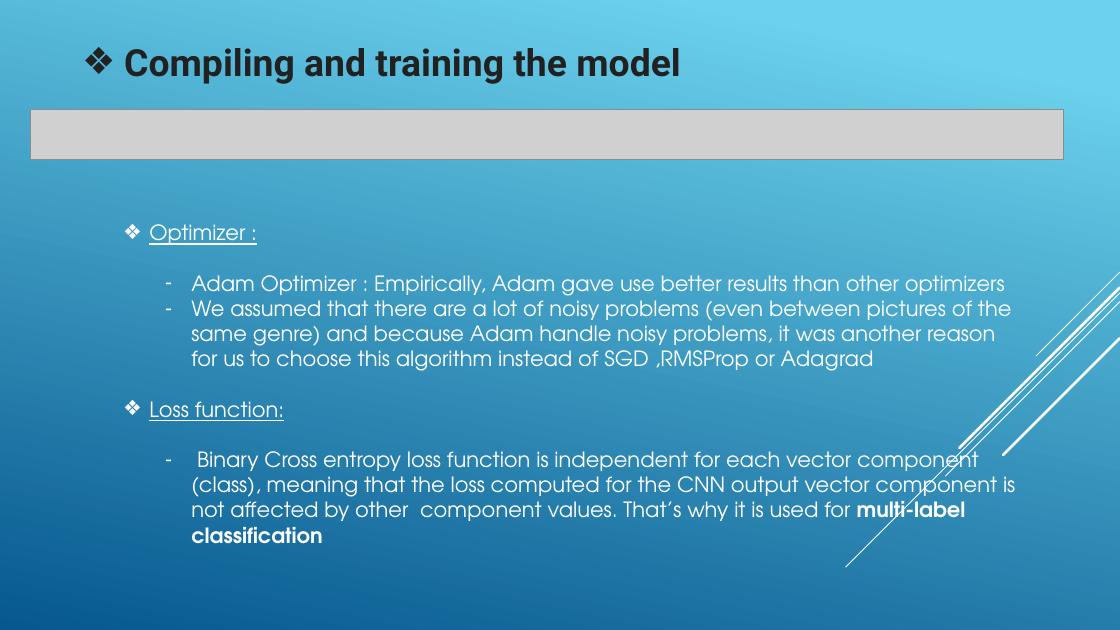
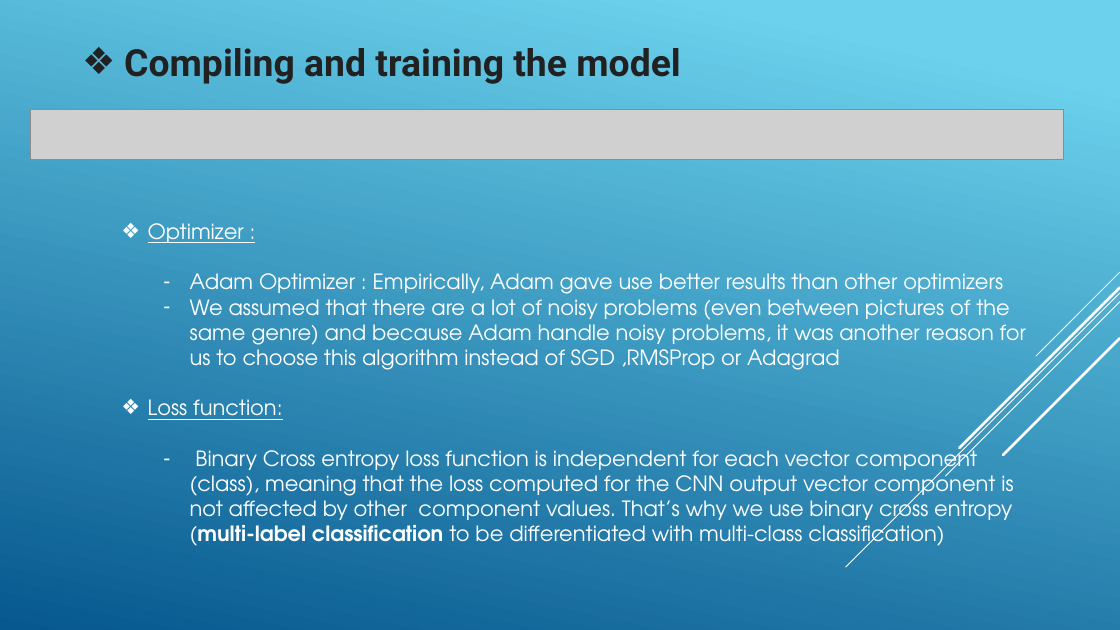
Before and after one commit to jordantangy/MoviePosterClassification-CNN, a slide deck: slide 18 of Slide Show.pptx. Drawn at 1120x630 pixels with LibreOffice and Linux fonts; fonts in the diff are those of the drawing; grey boxes stand for pictures. Boxes give left, top, right and bottom in pixels: in the first picture for what was removed or moved away, otherwise in the second. Text is boxed around its words. In the diff, an @@ line names an element or a change of style, - is before the commit and + after.

```diff
--- a/Slide Show.pptx
+++ b/Slide Show.pptx
@@ text at [190, 444, 1013, 551]: text changed @@
-  – Binary Cross entropy loss function is independent for each vector component (class), meaning that the loss computed for the CNN output vector component is not affected by other component values. That’s why it is used for multi-label classification
+  – Binary Cross entropy loss function is independent for each vector component (class), meaning that the loss computed for the CNN output vector component is not affected by other component values. That’s why we use binary cross entropy (multi-label classification to be differentiated with multi-class classification)
```
Also in this commit, not shown: 4 other slides changed, 6 slides added, 6 slides removed, 1 other file.
